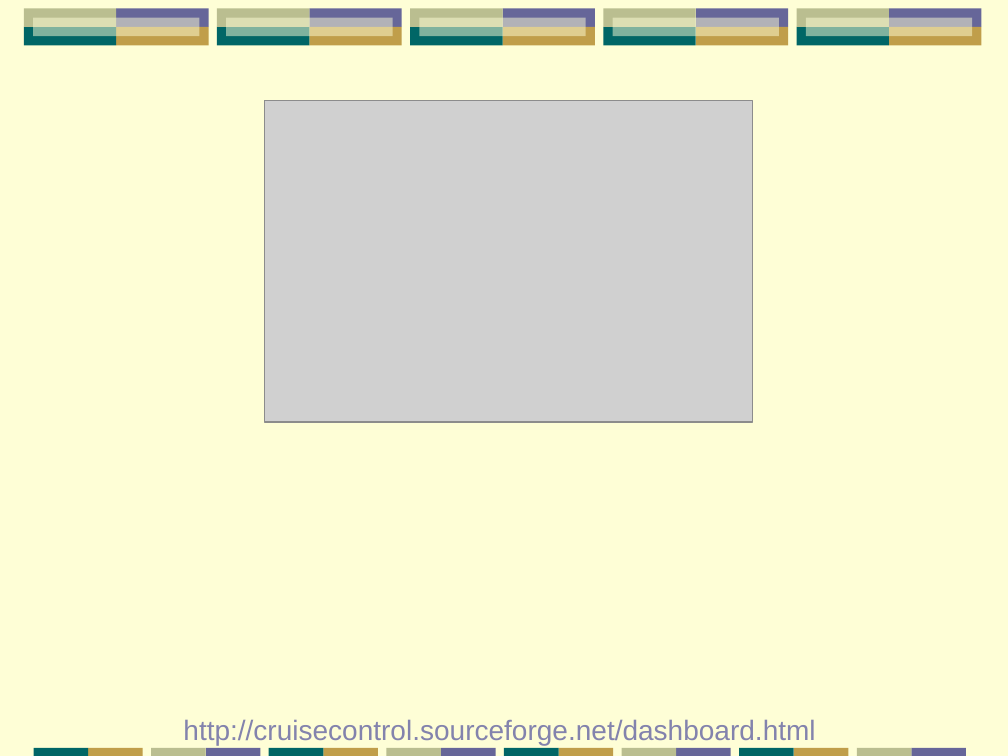
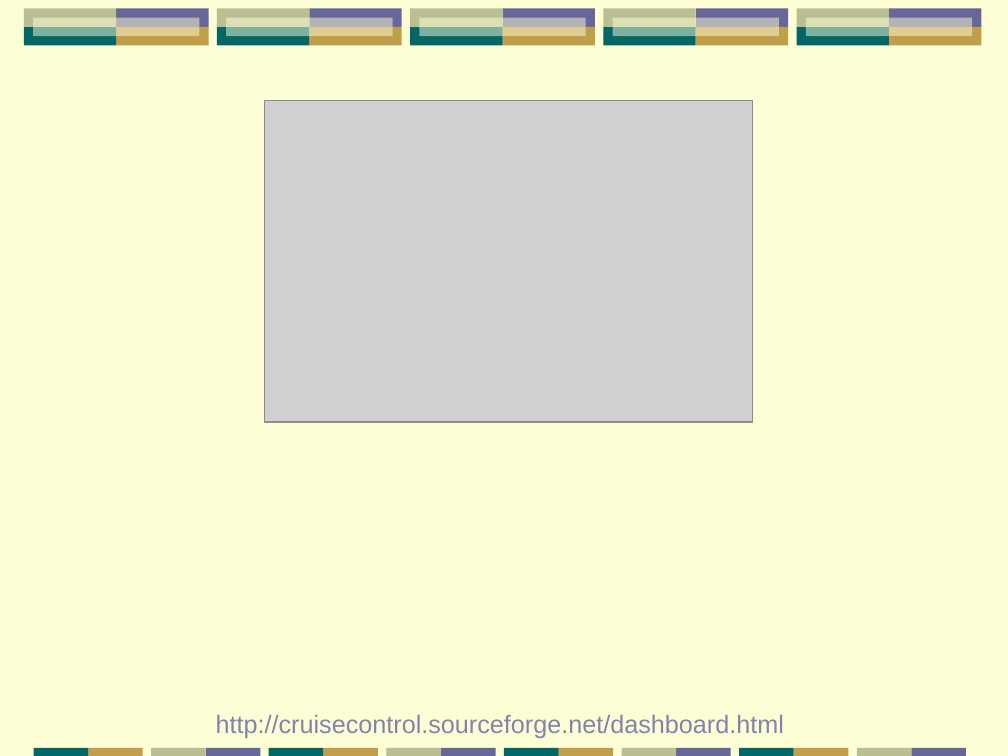
Before and after one commit to papuapost/yazaar, a slide deck: slide 67 of articles/testing-tools/testing-tools.odp. Drawn at 1008x756 pixels with LibreOffice and Linux fonts; fonts in the diff are those of the drawing; grey boxes stand for pictures. Boxes give left, top, right and bottom in pixels: in the first picture for what was removed or moved away, otherwise in the second. Text is boxed around its words. In the diff, an @@ line names an element or a change of style, - is before the commit and + after.

```diff
--- a/articles/testing-tools/testing-tools.odp
+++ b/articles/testing-tools/testing-tools.odp
@@ text "http://cruisecontrol.sourceforge.net/dashboard.html" at [216,715,784,738]: size 20 to 18 pt @@
```
Also in this commit, not shown: 4 other slides changed, 1 other file.
